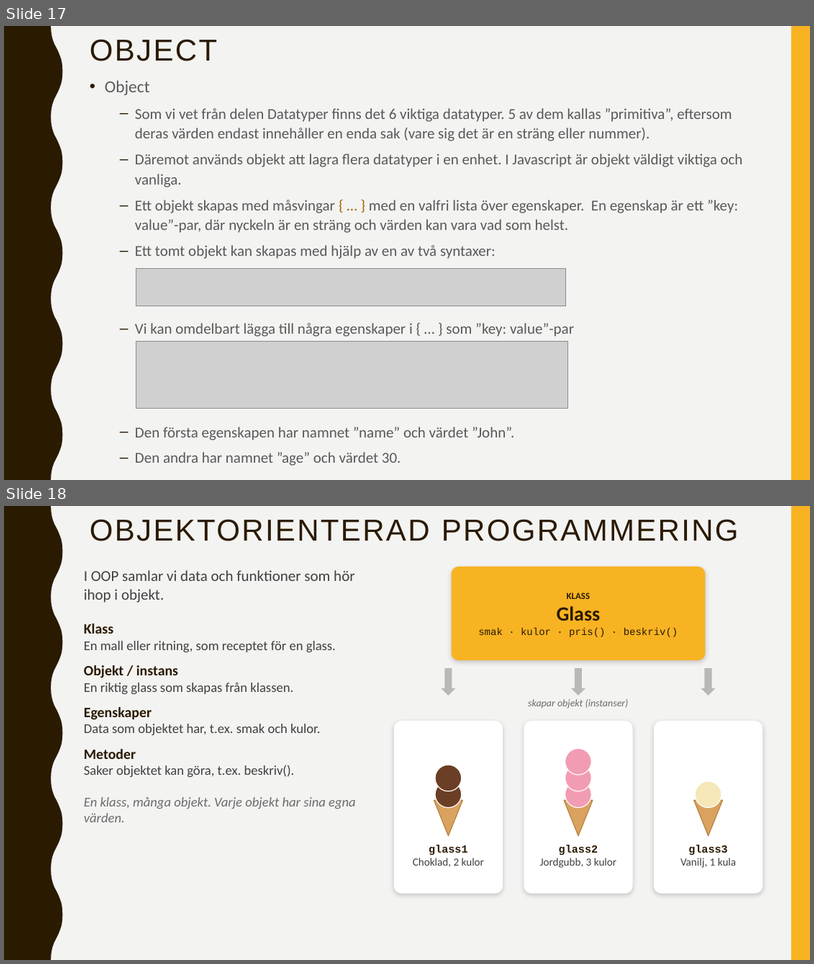
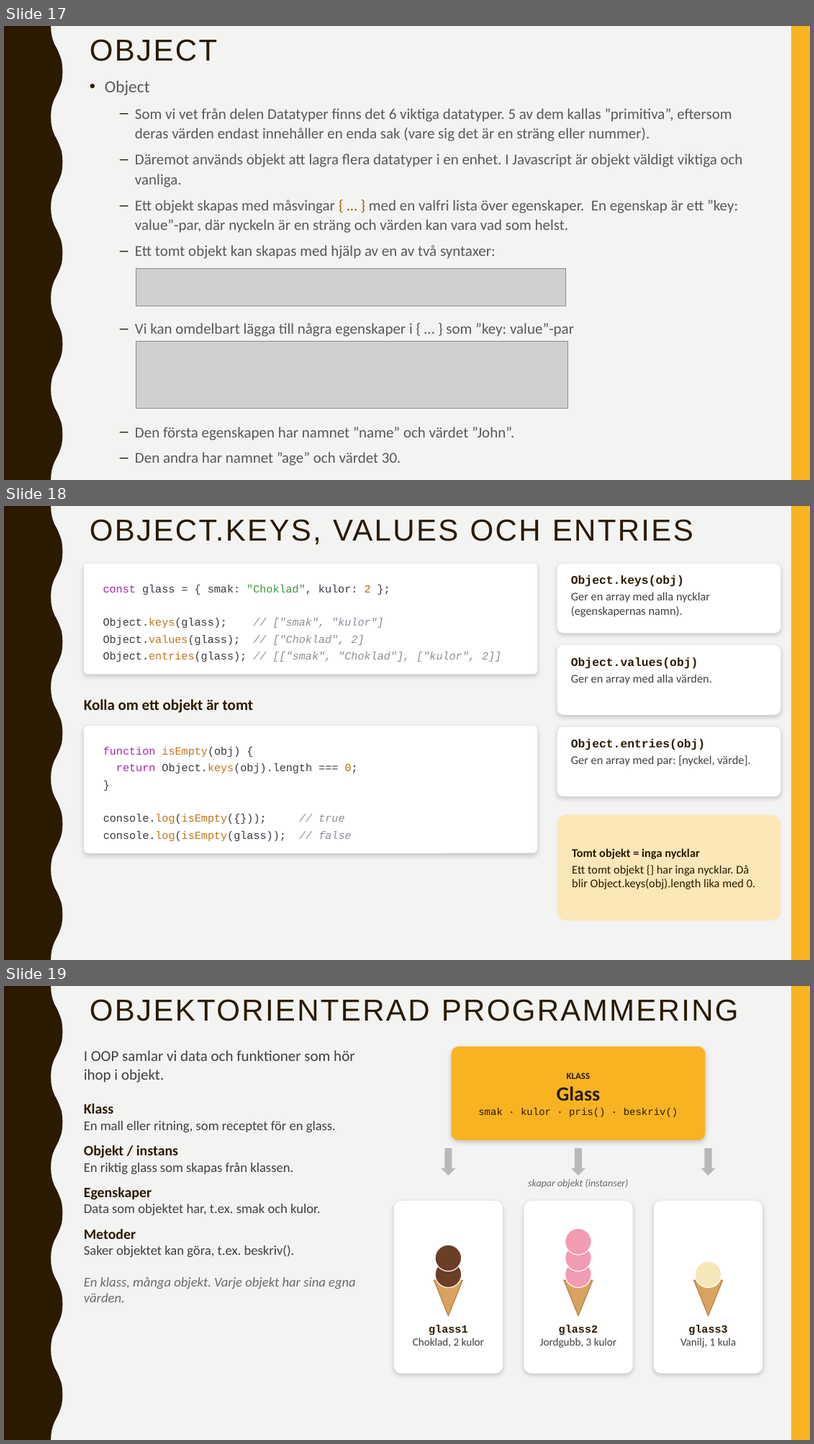
Before and after one commit to abbindustrigymnasium/hitachigymnasiet-260s-programmering1, a slide deck: Javascript/JavaScript.pptx. Shown one above the other, each under a label of ours: slides 17 and 18 before the commit, slides 17, 18 and 19 after it. The pictures are 814x964 and 814x1444 pixels, drawn with LibreOffice and Linux fonts; fonts in the diff are those of the drawing; grey boxes stand for pictures. Boxes give left, top, right and bottom in pixels: in the first picture for what was removed or moved away, otherwise in the second. Text is boxed around its words. In the diff, an @@ line names an element or a change of style, - is before the commit and + after.

```diff
--- a/Javascript/JavaScript.pptx
+++ b/Javascript/JavaScript.pptx
@@ slide 18 added at [4, 506, 810, 960], background #F3F3F2; not listed: 2 template elements that a slide beside it also shows @@
@@ title added at [90, 519, 694, 545], 36 pt, text #2A1A00 @@
+OBJECT.KEYS, VALUES OCH ENTRIES
@@ rounded rectangle added at [84, 564, 538, 674], fill #FFFFFF, 13 pt, text #8A8F98 @@
+const glass = { smak: "Choklad", kulor: 2 };
+Object.keys(glass); // ["smak", "kulor"]
+Object.values(glass); // ["Choklad", 2]
+Object.entries(glass); // [["smak", "Choklad"], ["kulor", 2]]
@@ rounded rectangle added at [558, 564, 782, 633], fill #FFFFFF, 14 pt, text #404040 @@
+Object.keys(obj)
+Ger en array med alla nycklar (egenskapernas namn).
@@ rounded rectangle added at [558, 645, 782, 715], fill #FFFFFF, 14 pt, text #404040 @@
+Object.values(obj)
+Ger en array med alla värden.
@@ text added at [84, 699, 254, 713], 18 pt, text #2A1A00, bold @@
+Kolla om ett objekt är tomt
@@ rounded rectangle added at [84, 726, 538, 853], fill #FFFFFF, 13 pt, text #383A42 @@
+function isEmpty(obj) {
+return Object.keys(obj).length === 0;
+}
+console.log(isEmpty({})); // true
+console.log(isEmpty(glass)); // false
@@ rounded rectangle added at [558, 727, 782, 796], fill #FFFFFF, 14 pt, text #404040 @@
+Object.entries(obj)
+Ger en array med par: [nyckel, värde].
@@ rounded rectangle added at [558, 815, 782, 921], fill #FBE7B8, 14 pt, text #2A1A00 @@
+Tomt objekt = inga nycklar
+Ett tomt objekt {} har inga nycklar. Då blir Object.keys(obj).length lika med 0.
@@ what was slide 18 is now slide 19 @@
```
Also in this commit, not shown: 1 other file.
